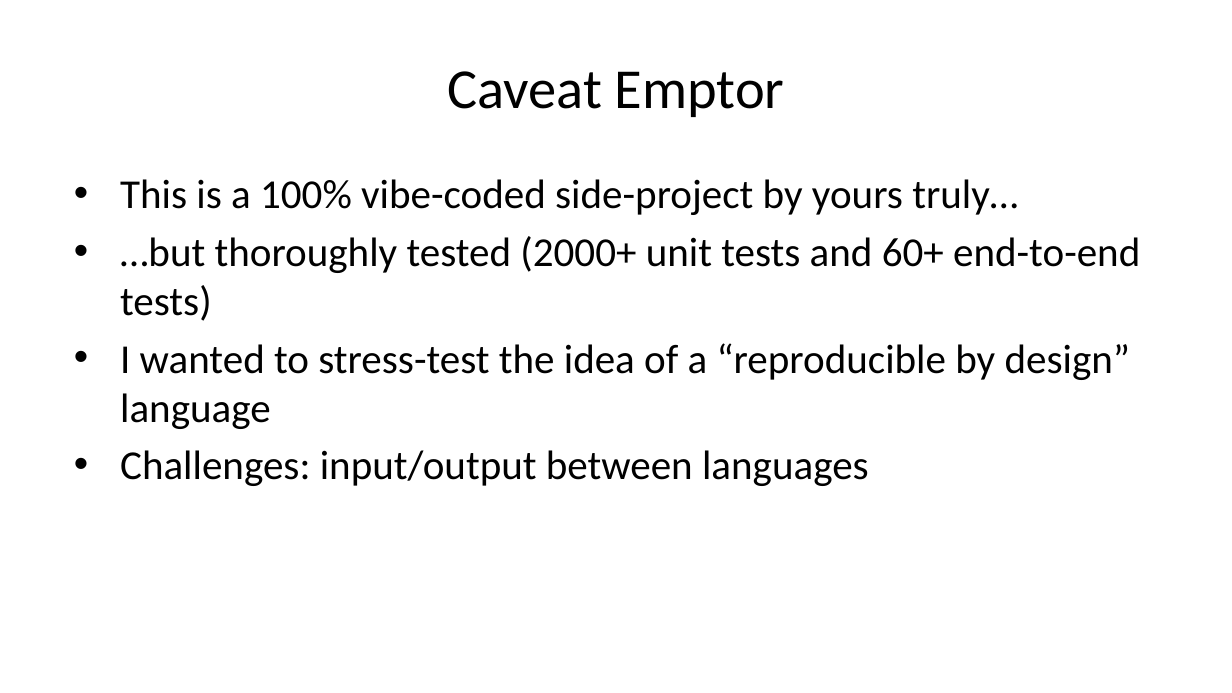
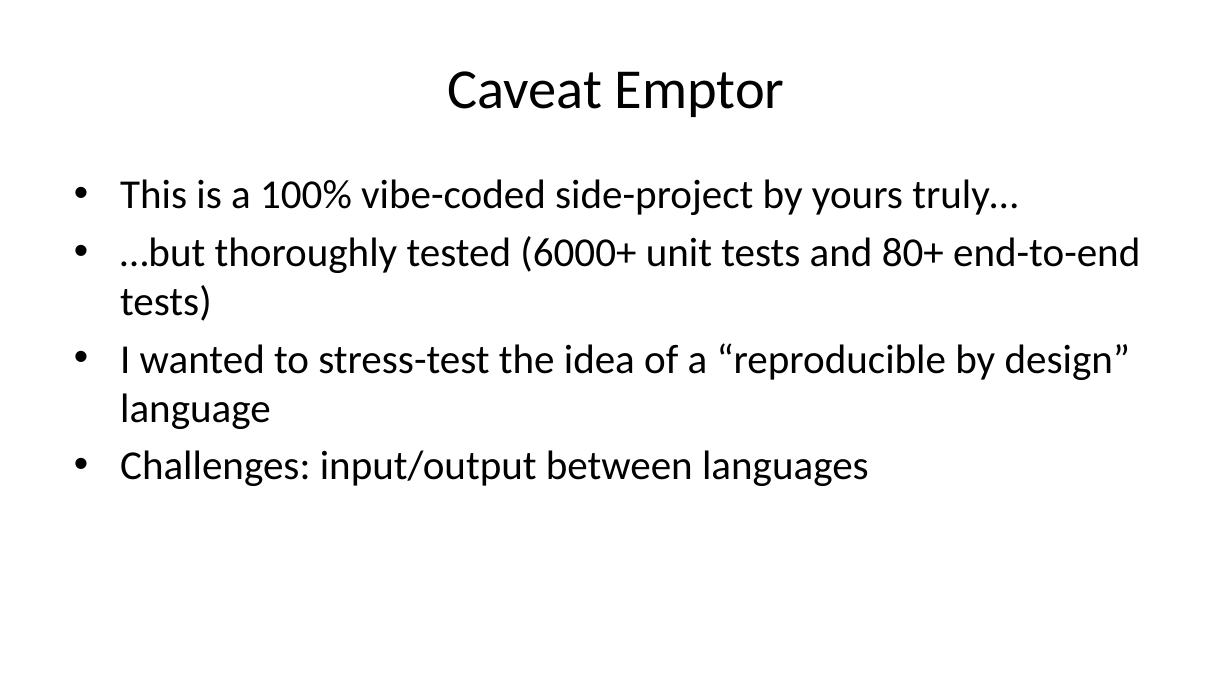
Before and after one commit to b-rodrigues/r_pharma_26, a slide deck: slide 26 of docs/index.pptx. Drawn at 1232x693 pixels with LibreOffice and Linux fonts; fonts in the diff are those of the drawing. Boxes give left, top, right and bottom in pixels: in the first picture for what was removed or moved away, otherwise in the second. Text is boxed around its words. In the diff, an @@ line names an element or a change of style, - is before the commit and + after.

```diff
--- a/docs/index.pptx
+++ b/docs/index.pptx
@@ text at (120, 236, 1140, 321): text changed @@
-• …but thoroughly tested (2000+ unit tests and 60+ end-to-end tests)
+• …but thoroughly tested (6000+ unit tests and 80+ end-to-end tests)
```
Also in this commit, not shown: 11 other files.
